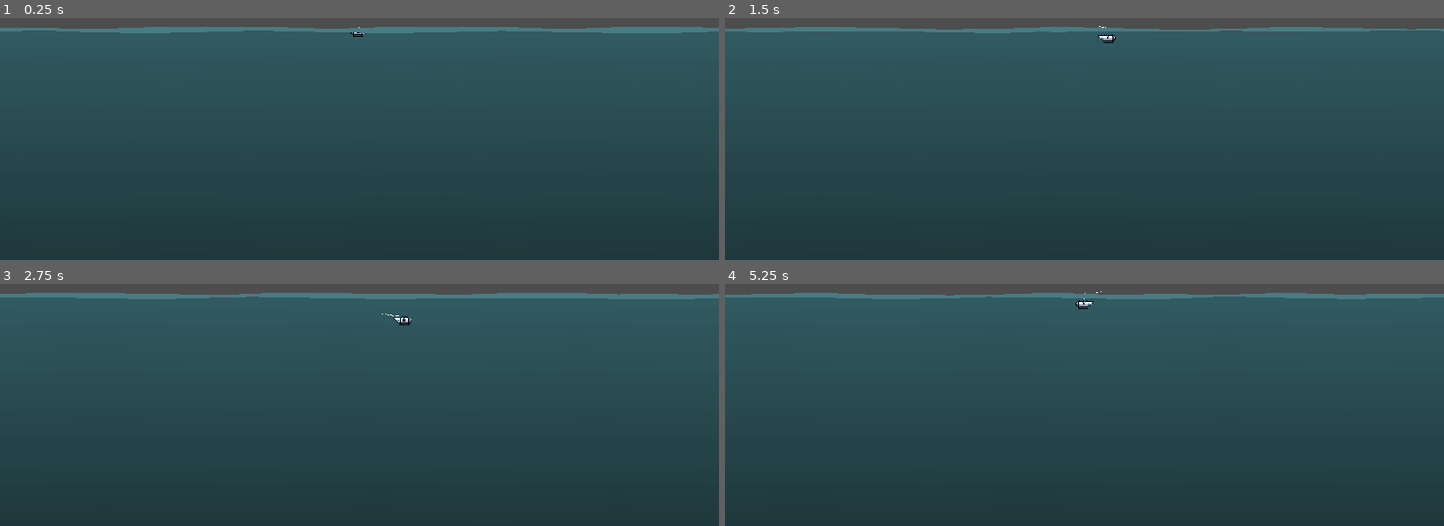
Above: before the commit, frames 1-4 (two rows, left to right).
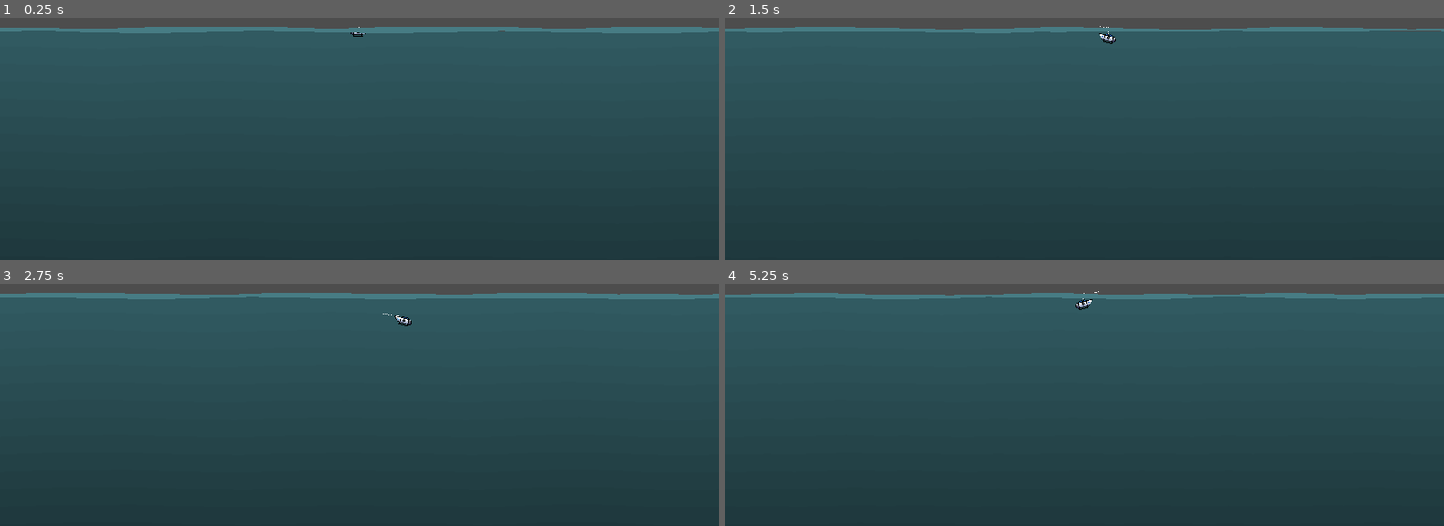
Above: after the commit, the same moments.

Repository: anomolyte/titanic_tourer
Game: Godot game, scene res://scenes/game.tscn
Same seed, same stepped clock (60 frames per second), same inputs: the game is played once before the commit and once after it.
Inputs:
- Up to frame 1 (0.25 s): no input
- Up to frame 2 (1.5 s): hold D (move_right) 0.53-1.28 s; hold S (move_down) from 1.28 s (still down)
- Up to frame 3 (2.75 s): release S (move_down) at 2.03 s; hold D (move_right) from 2.03 s (still down)
- Up to frame 4 (5.25 s): release D (move_right) at 2.78 s; hold W (move_up) 2.78-3.53 s; hold A (move_left) 3.53-5.03 s; hold S (move_down) from 5.03 s (still down)

The runs differ from the first frame. In frame 1, less than 0.1% of the frame differs, in the area x 69-71%, y 5-6%; in frame 2, 0.1%, in the area x 11-100%, y 3-11%; in frame 3, less than 0.1%; in frame 4, less than 0.1%.

Commit message:
extended max depth, added rotation when moving

Diff:
--- a/player/player.gd
+++ b/player/player.gd
@@ -3,9 +3,9 @@
 @onready var sprite = $Sprite2D
 
 const ACCELERATION = 40
-const DRAG = 10
+const ROTATION_STRENGTH = 15
 
-const MAX_PLAYER_HEIGHT = 1010
+const MAX_PLAYER_HEIGHT = 1700
 const MIN_PLAYER_HEIGHT = 235
 const MAX_PLAYER_WIDTH = 946
 const MIN_PLAYER_WIDTH = 13
@@ -20,6 +20,7 @@
 
 	process_player_input()
 	player_movement()
+	rotate_to_movement()
 
 	global_position.y = clamp(global_position.y, MIN_PLAYER_HEIGHT, MAX_PLAYER_HEIGHT)
 	global_position.x = clamp(global_position.x, MIN_PLAYER_WIDTH, MAX_PLAYER_WIDTH)
@@ -29,6 +30,19 @@
 
 
 
+func rotate_to_movement():
+	var rotation_target = 0
+
+	if velocity.y == 0:
+		rotation_target = velocity.x * ROTATION_STRENGTH
+	else:
+		if sprite.flip_h == false:
+			rotation_target = -velocity.y * ROTATION_STRENGTH
+		else:
+			rotation_target = velocity.y * ROTATION_STRENGTH
+
+	var rotation_speed = ROTATION_STRENGTH * get_physics_process_delta_time()
+	rotation_degrees = lerp(rotation_degrees, rotation_target, rotation_speed)
 
 func process_player_input():
 	velocity.y = Input.get_axis("move_up", "move_down")
--- a/scenes/game.tscn
+++ b/scenes/game.tscn
@@ -16,11 +16,12 @@
 subdivide_depth = 2
 
 [sub_resource type="QuadMesh" id="QuadMesh_3rcvi"]
-size = Vector2(1000, 800)
+size = Vector2(1000, 1500)
 subdivide_width = 12
 subdivide_depth = 2
 
 [sub_resource type="Gradient" id="Gradient_k8na2"]
+offsets = PackedFloat32Array(0.477419, 1)
 
 [sub_resource type="GradientTexture2D" id="GradientTexture2D_b621d"]
 gradient = SubResource("Gradient_k8na2")
@@ -48,6 +49,6 @@
 modulate = Color(0.192157, 0.352941, 0.380392, 1)
 z_index = -12
 material = SubResource("ShaderMaterial_2kl2y")
-position = Vector2(480, 633)
+position = Vector2(480, 982.115)
 mesh = SubResource("QuadMesh_3rcvi")
 texture = SubResource("GradientTexture2D_b621d")
--- a/scenes/game/camera.gd
+++ b/scenes/game/camera.gd
@@ -2,7 +2,7 @@
 
 const FOLLOW_SPEED = 9
 const MIN_HEIGHT = 270
-const MAX_HEIGHT = 750
+const MAX_HEIGHT = 1450 #750
 
 var target_position = global_position
 
